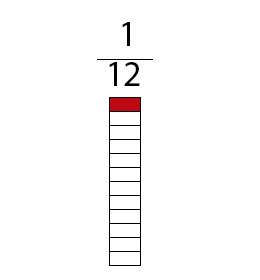
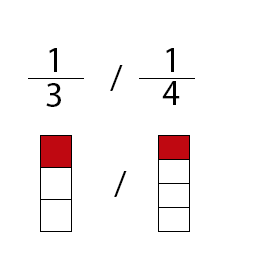
Layered file, before and after one edit (w=260, h=280). Changes by layer:
showed group "Parte2" (9 layers) over (28, 48, 195, 232)
hid group "Parte3" (4 layers) over (97, 22, 153, 266)
